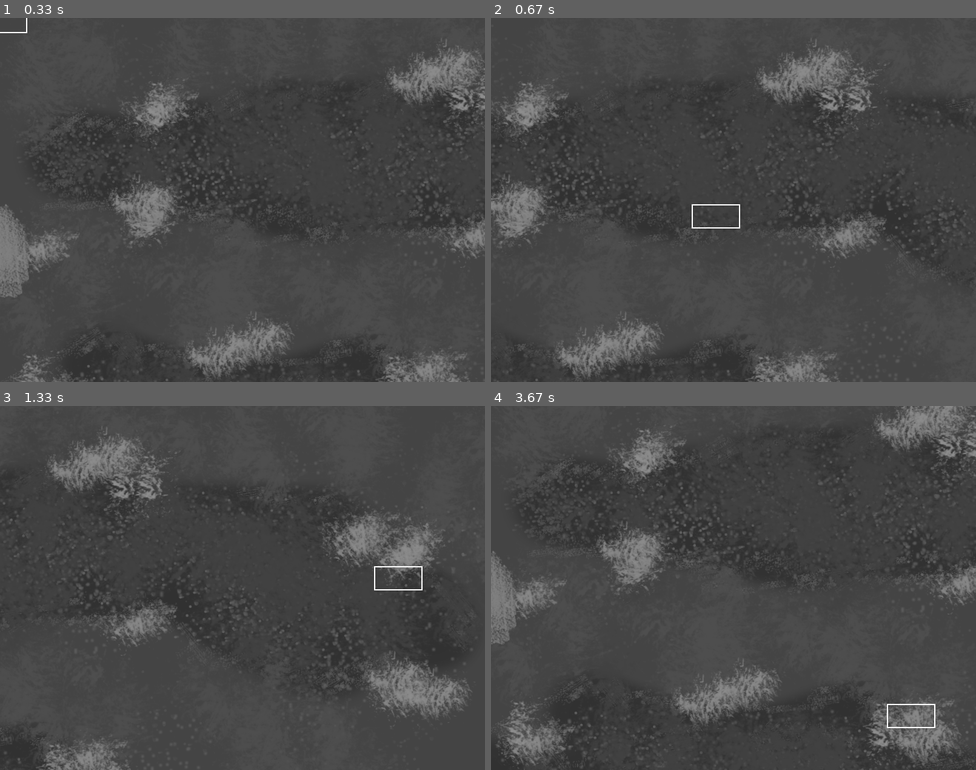
Above: before the commit, frames 1-4 (two rows, left to right).
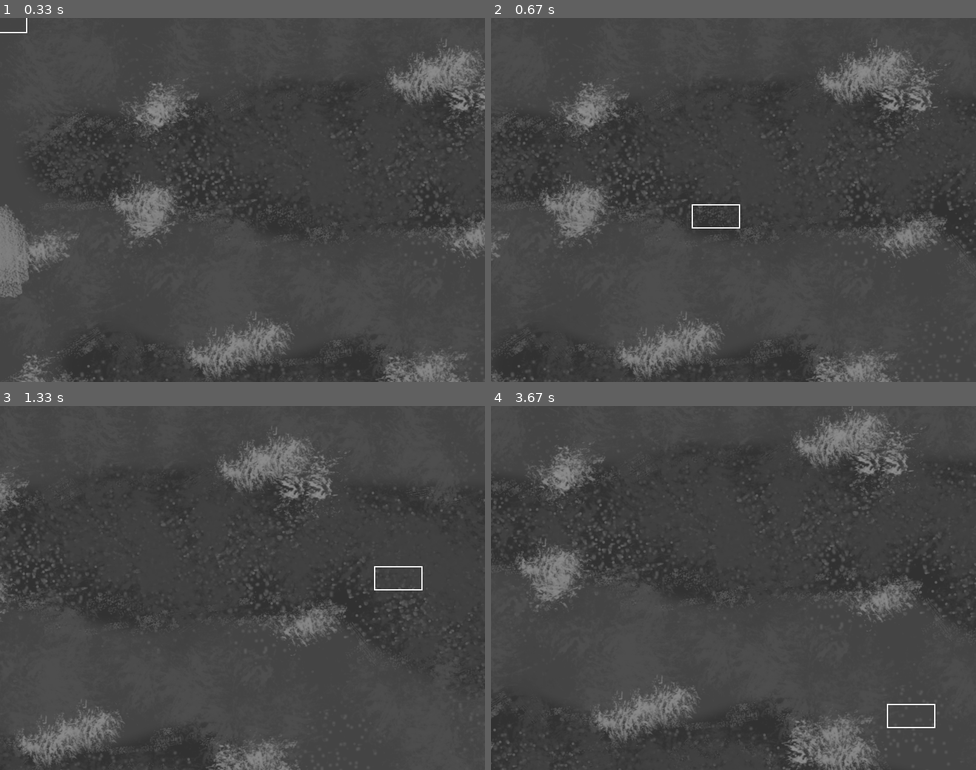
Above: after the commit, the same moments.

Repository: gingerwitch64/school-projects
Game: pygame game, started from pygame-project/__main__.py
Two runs of this game, one before a commit and one after it. Both use one fixed random seed, a clock stepped at 60 frames per second and the inputs below.
Inputs (mouse positions are in pixels of both pictures, inside the frame that each line leads up to):
- Up to frame 1 (0.33 s): no input
- Up to frame 2 (0.67 s): hold P from 0.33 s (still down); hold Right from 0.33 s (still down); move the mouse to (714, 214) at 0.37 s
- Up to frame 3 (1.33 s): release P at 0.8 s; release Right at 0.8 s; hold Right 0.83-1.3 s; move the mouse to (397, 577) at 0.87 s
- Up to frame 4 (3.67 s): hold Up 1.33-1.63 s; move the mouse to (733, 609) at 1.37 s; hold Right 1.67-2.13 s; move the mouse to (617, 591) at 1.7 s; hold Left 2.17-2.7 s; move the mouse to (782, 668) at 2.2 s; hold Down 2.73-3.03 s; move the mouse to (583, 675) at 2.77 s; hold Left 3.07-3.47 s; move the mouse to (806, 460) at 3.1 s; hold Up from 3.5 s (still down); move the mouse to (912, 715) at 3.53 s

Frame 1 is identical in both runs. In frame 2, 12% of the frame differs, in the area x 0-100%, y 5-100%; in frame 3, 12%; in frame 4, 16%, in the area x 0-100%, y 0-100%.

Commit message:
reset game to be preference independent

Diff:
--- a/pygame-project/__main__.py
+++ b/pygame-project/__main__.py
@@ -12,7 +12,6 @@
 
 view = Coord(0,0)
 viewspeed = 5
-viewspeed = checkUser(viewspeed,f'{viewspeed=}'.split('=')[0],user.preferences)
 entities = []
 
 last_time = time.time()
@@ -52,6 +51,8 @@
             goto = Coord(int(goto[0]),int(goto[1]))
             view.x = goto.x
             view.y = goto.y
+    if pressedKeys[K_p]:
+        print("\n", user.preferences, "\n\n", user.difficulty, "\n")
 
     view.x = clamp(view.x,0,thermal_bg.get_width()-display.x) # Values clamped to min 0 as background is img drawn from top left
     view.y = clamp(view.y,0,thermal_bg.get_height()-display.y)
--- a/pygame-project/logic.py
+++ b/pygame-project/logic.py
@@ -39,12 +39,6 @@
 def clamp(num, min_value, max_value):
     return max(min(num, max_value), min_value)
 
-def checkUser(var,varname,fro):
-    if fro[varname] != (DEFAULT or 0 or var):
-        return fro[varname]
-    else:
-        return var
-
 BLACK = (0,)*3
 DARKGR = (25,)*3
 LIGHTGR = (150,)*3
